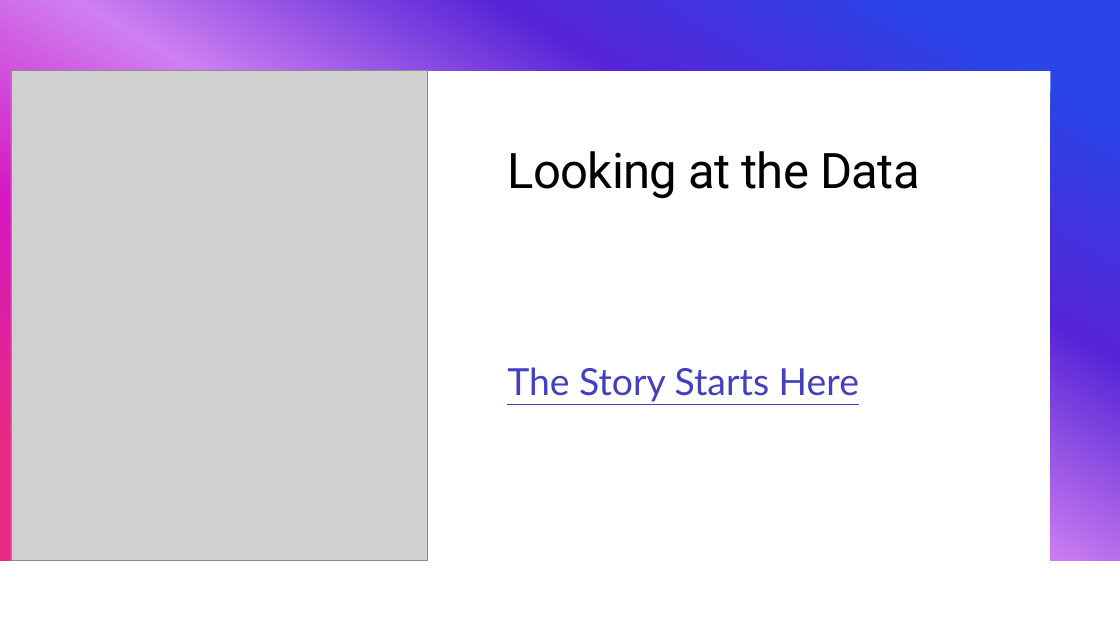
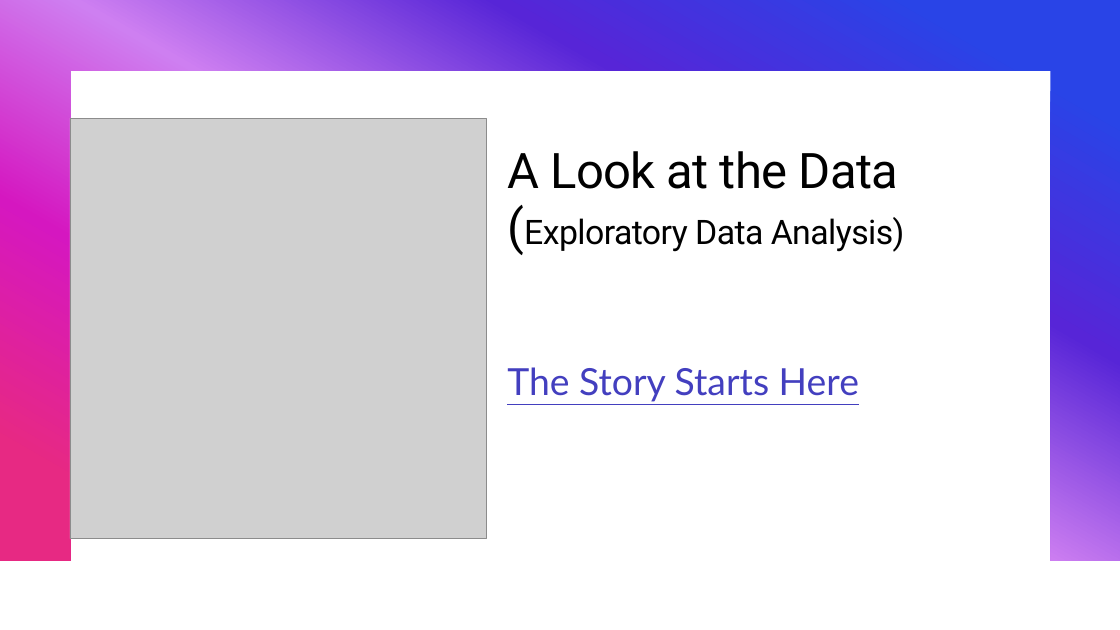
Before and after one commit to b-wild/Heart_Desiease, a slide deck: slide 6 of heart disease heart presentation.pptx (slide 5 before the commit). Drawn at 1120x630 pixels with LibreOffice and Linux fonts; fonts in the diff are those of the drawing; grey boxes stand for pictures. Boxes give left, top, right and bottom in pixels: in the first picture for what was removed or moved away, otherwise in the second. Text is boxed around its words. In the diff, an @@ line names an element or a change of style, - is before the commit and + after.

```diff
--- a/heart disease heart presentation.pptx
+++ b/heart disease heart presentation.pptx
@@ picture: place and size @@
-picture at [11, 70, 428, 560]
+picture at [70, 118, 486, 539]
@@ title at [507, 151, 905, 252]: text changed; size 42 to 29 pt @@
-Looking at the Data
+A Look at the Data
+(Exploratory Data Analysis)
```
Also in this commit, not shown: 4 other slides changed, 2 slides added, 1 slide removed, 2 other files.
